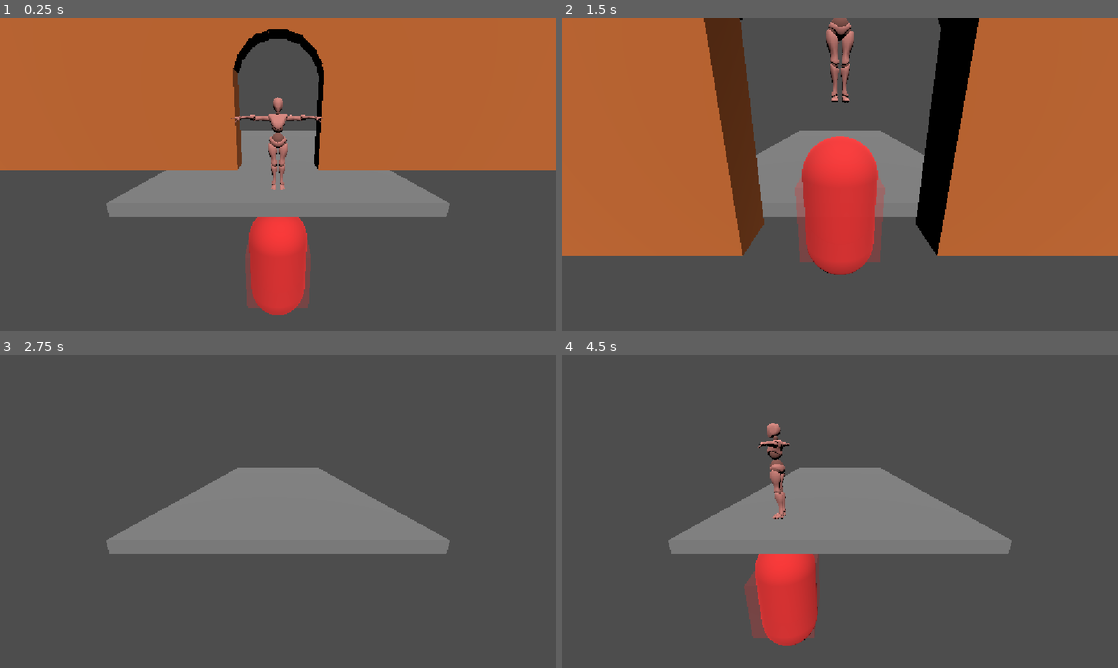
Above: before the commit, frames 1-4 (two rows, left to right).
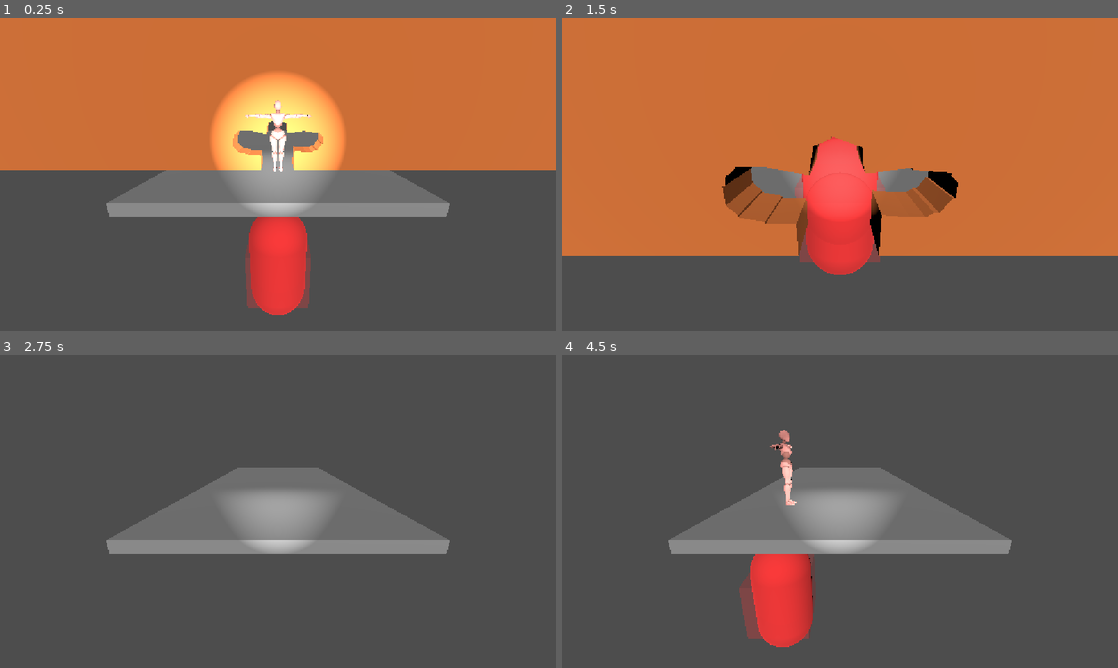
Above: after the commit, the same moments.

Repository: Ayoub-Ben-Yedder/ArtCade3.0
Game: Godot game, scene res://main.tscn
Two runs of this game, one before a commit and one after it. Both use one fixed random seed, a clock stepped at 60 frames per second and the inputs below.
Inputs:
- Up to frame 1 (0.25 s): no input
- Up to frame 2 (1.5 s): tap Enter (ui_accept) at 0.5, 0.77 s; hold Right (ui_right) 0.53-1.28 s; hold Down (ui_down) from 1.28 s (still down)
- Up to frame 3 (2.75 s): tap Enter (ui_accept) at 1.52 s; release Down (ui_down) at 2.03 s; hold Right (ui_right) from 2.03 s (still down)
- Up to frame 4 (4.5 s): tap Enter (ui_accept) at 2.75, 3.02, 3.77 s; release Right (ui_right) at 2.78 s; hold Up (ui_up) 2.78-3.53 s; hold Left (ui_left) from 3.53 s (still down)

The runs differ from the first frame. In frame 1, 9.0% of the frame differs, in the area x 37-63%, y 3-95%; in frame 2, 29%, in the area x 25-75%, y 0-82%; in frame 3, 1.1%; in frame 4, 3.6%.

Commit message:
added some poses

Diff:
--- a/holes.gd
+++ b/holes.gd
@@ -1,13 +1,16 @@
 class_name Holes
 
 const LEVELS = [
-	{"name": "Door", "file": "res://holes/easy_1_door.png"},
-	{"name": "Oval", "file": "res://holes/easy_2_oval.png"},
-	{"name": "Dome", "file": "res://holes/easy_3_dome.png"},
-	{"name": "Tunnel", "file": "res://holes/medium_1_tunnel.png"},
-	{"name": "Cross", "file": "res://holes/medium_2_cross.png"},
-	{"name": "Window", "file": "res://holes/medium_3_window.png"},
-	{"name": "Slot", "file": "res://holes/hard_1_slot.png"},
-	{"name": "Diagonal", "file": "res://holes/hard_2_diagonal.png"},
-	{"name": "Y pose", "file": "res://holes/hard_3_y.png"},
+	{"name": "OpenCrouch", "file": "res://holes/OpenCrouchPose.png"}, #Hard
 ]
+const HARD_LEVELS = [
+	{"name": "OneLeg", "file": "res://holes/OneLegPose.png"},  #Hard
+]
+const MEDUIM_LEVEL = [
+	{"name": "ArmsUp", "file": "res://holes/ArmsUpPose.png"}, #Meduim
+	{"name": "Star", "file": "res://holes/StarPose.png"},     #Meduim
+	{"name": "Crouch", "file": "res://holes/CrouchPose.png"}, #Meduim
+]
+const EASY_LEVEL =[
+	{"name": "TPose", "file": "res://holes/Tpose.png"},       #Easy
+]
--- a/main.tscn
+++ b/main.tscn
@@ -13,11 +13,11 @@
 transform = Transform3D(1, 0, 0, 0, 0.9518514, 0.30655974, 0, -0.30655974, 0.9518514, 0.0005825758, 1.8161421, 3.026359)
 
 [node name="Player" type="CharacterBody3D" parent="." unique_id=238330554]
-transform = Transform3D(1, 0, 0, 0, 1, 0, 0, 0, 1, 0, 0.52137935, 0)
+transform = Transform3D(-1, 0, -8.742278e-08, 0, 1, 0, 8.742278e-08, 0, -1, 0, 0.52137935, 0)
 script = ExtResource("1_0xm2m")
 
 [node name="Model" parent="Player" unique_id=696421576 instance=ExtResource("2_h2yge")]
-transform = Transform3D(0.755, 0, 0, 0, 0.755, 0, 0, 0, 0.755, 0, 1.4065028, 0)
+transform = Transform3D(0.755, 0, 0, 0, 0.755, 0, 0, 0, 0.755, -7.682863e-08, 1.4065028, 0.8788171)
 
 [node name="CollisionShape3D" type="CollisionShape3D" parent="Player" unique_id=575592170]
 transform = Transform3D(1, 0, 0, 0, 1, 0, 0, 0, 1, 0, 1.096442, 0)
@@ -33,8 +33,14 @@
 size = Vector3(4.535, 0.205, 9)
 
 [node name="DirectionalLight3D" type="DirectionalLight3D" parent="." unique_id=1405341641]
-transform = Transform3D(0.99711525, 0.024022551, 0.072000526, -0.06984262, 0.66178995, 0.7464287, -0.029718086, -0.74930435, 0.6615587, 0, 1.2614056, 2.452115)
+transform = Transform3D(0.99711525, 0.024022562, 0.07200051, -0.057730578, 0.85588485, 0.51393384, -0.04927812, -0.51660806, 0.8548029, 0, 1.2614056, 2.452115)
 
 [node name="Wall" type="AnimatableBody3D" parent="." unique_id=1958228426]
 transform = Transform3D(1, 0, 0, 0, 1, 0, 0, 0, 1, 0, 0.6608455, -1.5815101)
 script = ExtResource("3_h2yge")
+
+[node name="SpotLight3D" type="SpotLight3D" parent="." unique_id=1013030115]
+transform = Transform3D(1, 0, 0, 0, 1, 0, 0, 0, 1, 0, 1.133708, 2.3477316)
+spot_range = 5.6
+spot_attenuation = -1.6
+spot_angle = 22.31
--- a/wall.gd
+++ b/wall.gd
@@ -12,18 +12,20 @@
 @export var end_z := 11.0
 @export var start_level := 0
 @export var wall_color := Color(0.85, 0.45, 0.2)
+@export var isActive := true
 
 var level_index := 0
 var built: Array[Node] = []
 
 func _ready():
-	position = Vector3(0, 0, start_z)
-	level_index = start_level
-	_build(Holes.LEVELS[level_index])
+	if isActive :
+		position = Vector3(0, 0, start_z)
+		level_index = start_level
+		_build(Holes.LEVELS[level_index])
 
 func _physics_process(delta):
 	position.z += speed * delta
-	if position.z > end_z:
+	if (position.z > end_z) and (isActive):
 		position.z = start_z
 		level_index = (level_index + 1) % Holes.LEVELS.size()
 		_build(Holes.LEVELS[level_index])
Binary file added: holes/ArmsUpPose.png
Not shown, changed: holes/ArmsUpPose.png.import
Binary file added: holes/CrouchPose.png
Not shown, added: holes/CrouchPose.png.import
Binary file added: holes/OneLegPose.png
Not shown, added: holes/OneLegPose.png.import
Binary file added: holes/OpenCrouchPose.png
Not shown, changed: holes/OpenCrouchPose.png.import
Binary file added: holes/StarPose.png
Not shown, added: holes/StarPose.png.import
Binary file added: holes/TPose.png
Not shown, added: holes/TPose.png.import
(and 3 more such lines)
